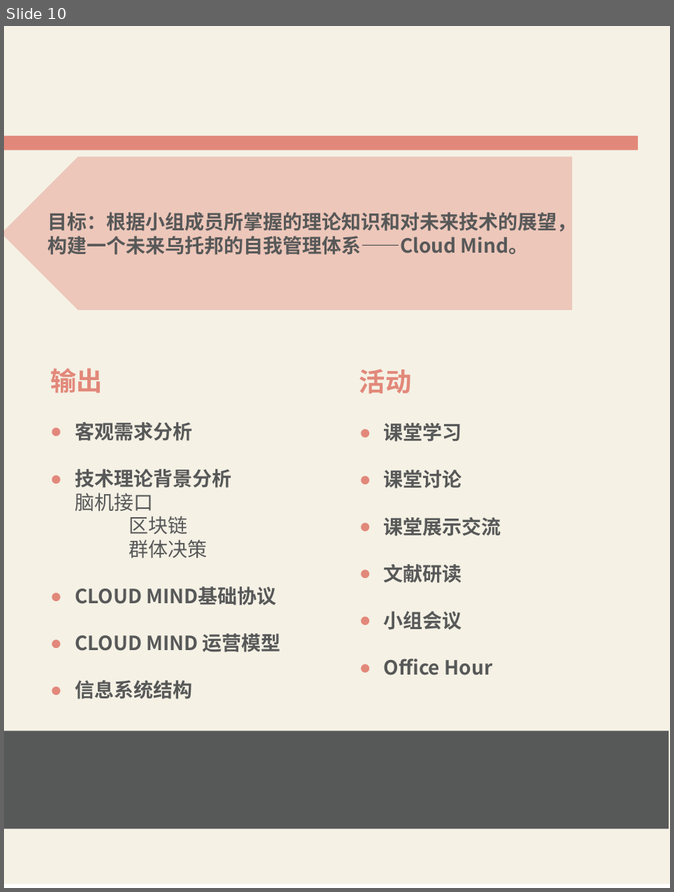
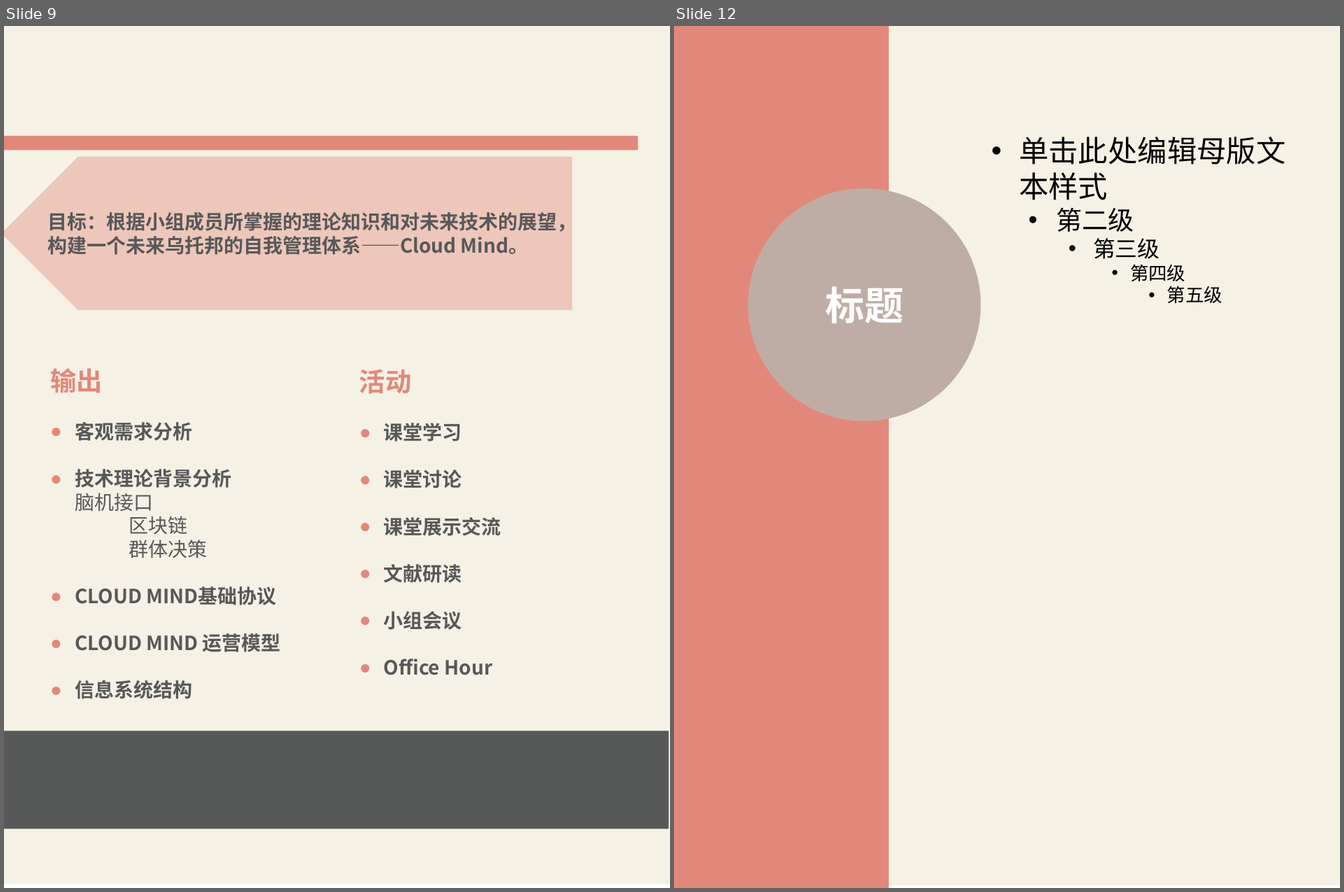
Before and after one commit to XLP-Based-Courses/-, a slide deck: 学习报告文本/学习报告模板.pptx. Shown side by side, each under a label of ours: slide 10 before the commit, slides 9 and 12 after it; the slides between them are not shown. The pictures are 674x892 and 1344x892 pixels, drawn with LibreOffice and Linux fonts; fonts in the diff are those of the drawing. Boxes give left, top, right and bottom in pixels: in the first picture for what was removed or moved away, otherwise in the second. Text is boxed around its words. In the diff, an @@ line names an element or a change of style, - is before the commit and + after.

```diff
--- a/学习报告文本/学习报告模板.pptx
+++ b/学习报告文本/学习报告模板.pptx
@@ slide 12 added at (x1=674, y1=26, x2=1340, y2=888), background #FFFFFF @@
@@ rectangle added at (x1=674, y1=26, x2=1340, y2=886), fill #F5F1E5 @@
@@ rectangle added at (x1=674, y1=26, x2=889, y2=888), fill #E2887A @@
@@ text added at (x1=1019, y1=137, x2=1286, y2=303), 27.2 pt, text #000000 @@
+• 单击此处编辑母版文本样式
+  • 第二级
+    • 第三级
+      • 第四级
+        • 第五级
@@ ellipse added at (x1=748, y1=188, x2=981, y2=421), fill #BFADA5, 36 pt, text #FFFFFF, bold @@
+标题
@@ what was slide 10 is now slide 9 @@
```
Also in this commit, not shown: 2 slides changed, 4 other slides added, 3 slides removed.
